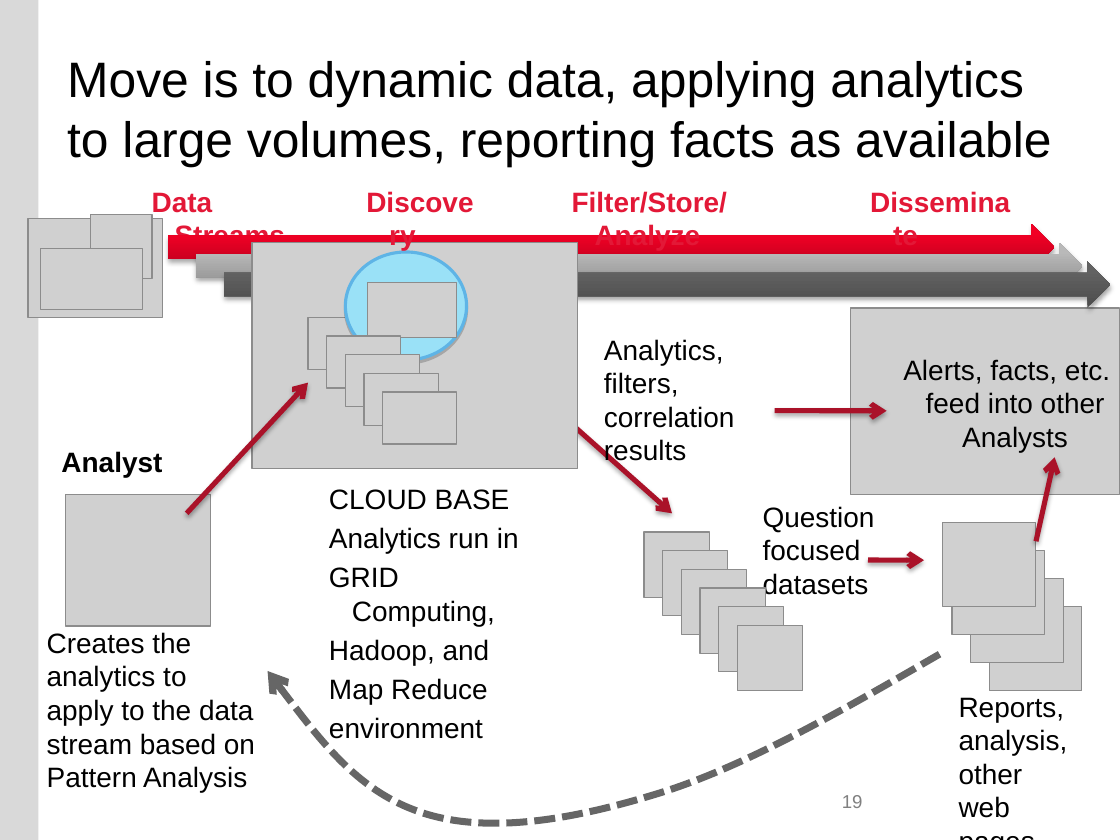
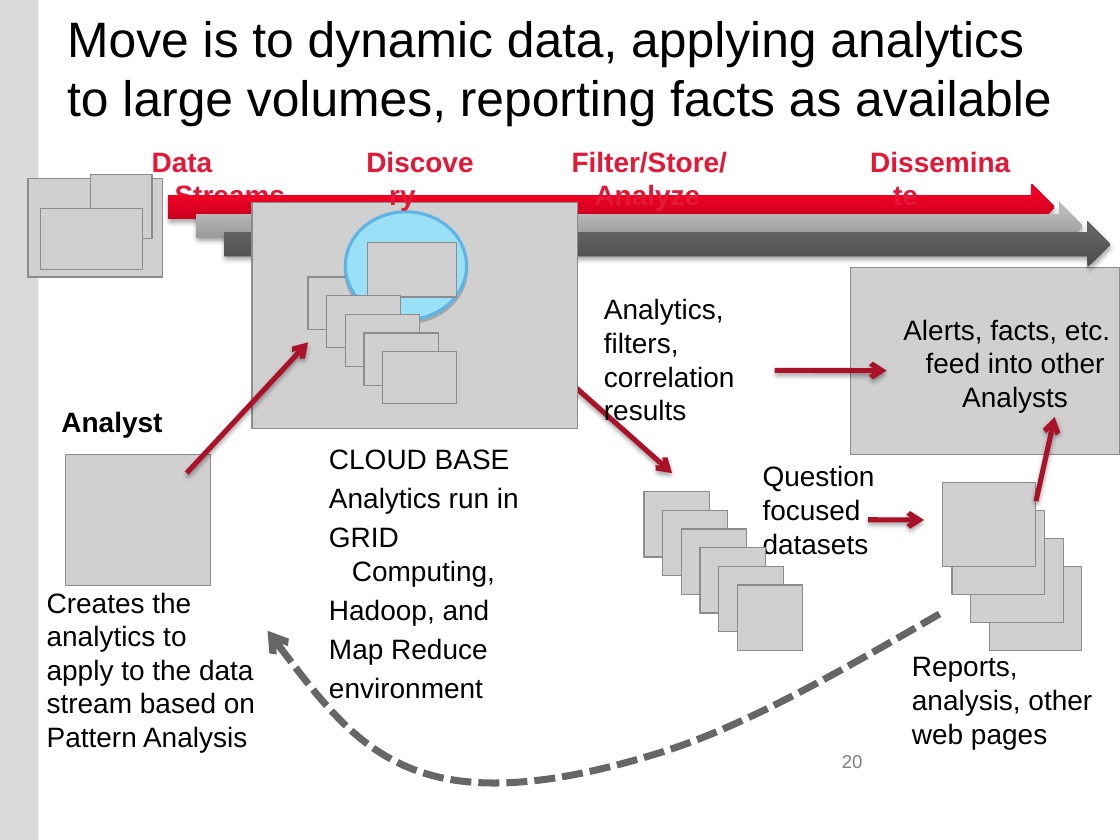
Before and after one commit to buyuhuang/csda1000_FT, a slide deck: slide 20 of day1/1. Lecture/day_1_intro_to_data_analytics_lecture.pptx (slide 19 before the commit). Drawn at 1120x840 pixels with LibreOffice and Linux fonts; fonts in the diff are those of the drawing; grey boxes stand for pictures; background and template pictures are left out. Boxes give left, top, right and bottom in pixels: in the first picture for what was removed or moved away, otherwise in the second. Text is boxed around its words. In the diff, an @@ line names an element or a change of style, - is before the commit and + after.

```diff
--- a/day1/1. Lecture/day_1_intro_to_data_analytics_lecture.pptx
+++ b/day1/1. Lecture/day_1_intro_to_data_analytics_lecture.pptx
@@ 22 pictures, 10 texts, 6 arrows, 3 right arrows, 1 title, 1 freeform shape, 1 ellipse moved together from (x1=28, y1=61, x2=1120, y2=823) to (x1=28, y1=21, x2=1120, y2=783) @@
@@ text "Reports, analysis, other web pages" rewrapped from (x1=959, y1=697, x2=1068, y2=818) to (x1=912, y1=656, x2=1092, y2=749) @@
@@ page number at (x1=842, y1=755, x2=863, y2=768): text changed @@
-19
+20
```
Also in this commit, not shown: 28 other slides changed, 1 slide added, 3 slides removed, 3 other files.
